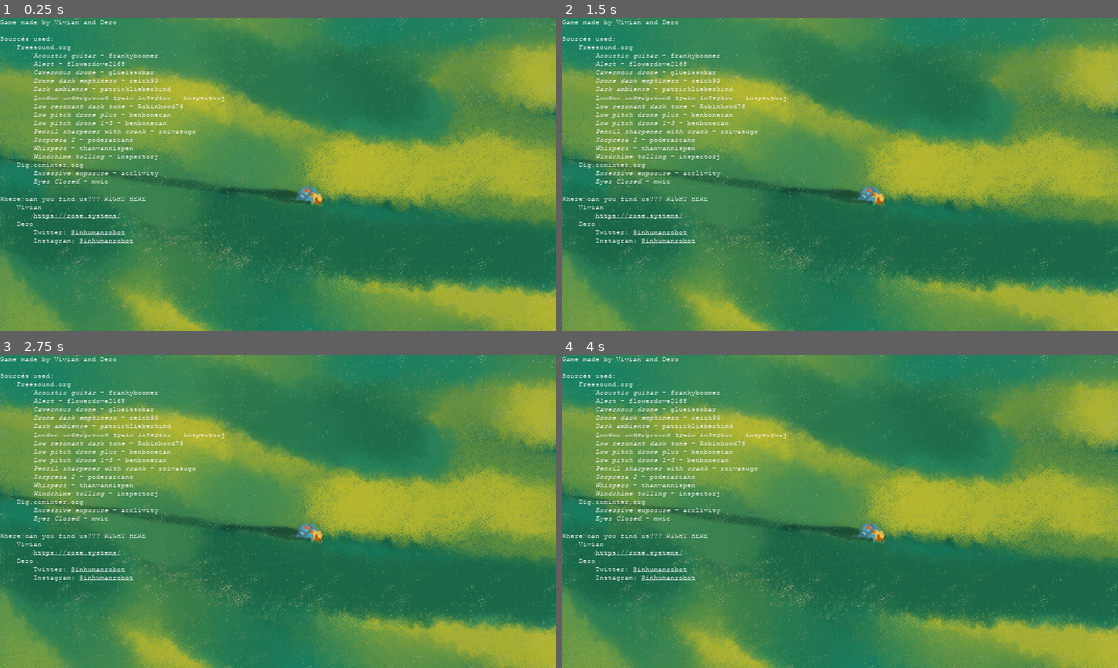
Above: before the commit, frames 1-4 (two rows, left to right).
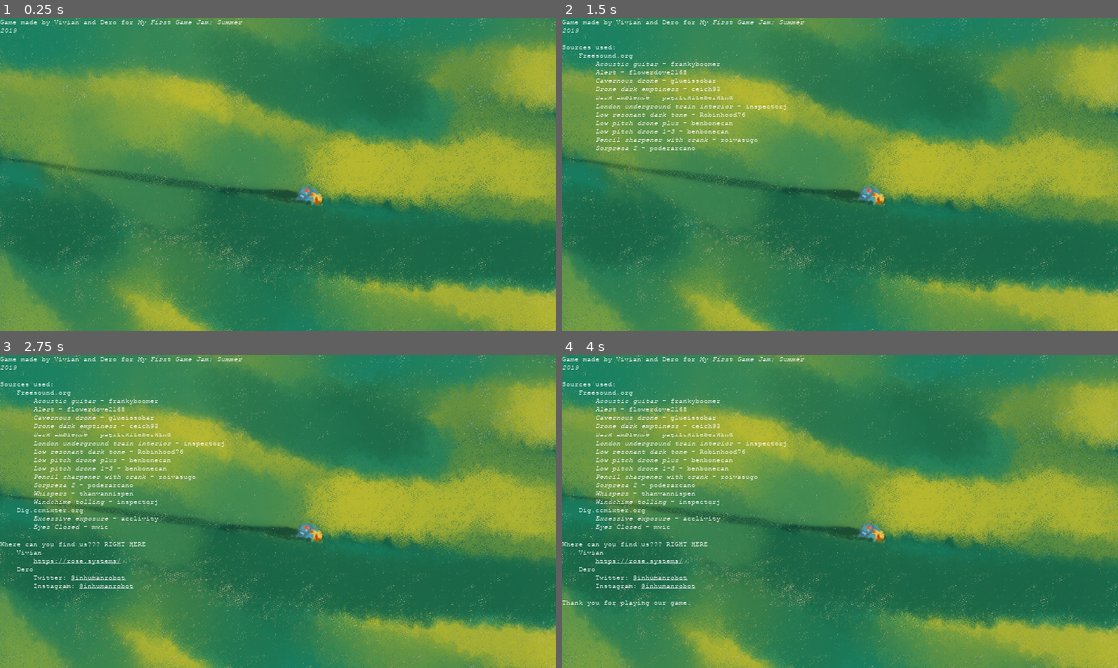
Above: after the commit, the same moments.

Repository: Roachbones/Visendus
Game: Godot game, scene res://ui/EndScreen.tscn
The game is run twice, just before and just after one commit, with the same random seed, the same clock (stepped at 60 frames per second) and the same inputs. This scene is started directly instead of the project's main scene.
Inputs (mouse positions are in pixels of both pictures, inside the frame that each line leads up to):
- Up to frame 1 (0.25 s): no input
- Up to frame 2 (1.5 s): move the mouse to (689, 161) at 0.52 s; hold Right (ui_right) 0.53-1.28 s; hold Space (disguise) 0.53-1.28 s; click (689, 161) at 0.67 s; move the mouse to (728, 190) at 1.27 s; hold Down (ui_down) from 1.28 s (still down); tap Space (disguise) at 1.35 s
- Up to frame 3 (2.75 s): move the mouse to (333, 442) at 2.02 s; release Down (ui_down) at 2.03 s; press the mouse at (333, 442) at 2.03 s; hold Right (ui_right) from 2.03 s (still down); tap Space (disguise) at 2.3 s
- Up to frame 4 (4 s): tap Enter at 2.75 s; move the mouse to (812, 574) at 2.77 s; release Right (ui_right) at 2.78 s; release the mouse at (812, 574) at 2.78 s; hold Up (ui_up) 2.78-3.53 s; right-click (812, 574) at 2.85 s; click (812, 574) at 2.92 s; tap Space (disguise) at 3.05, 3.5 s; move the mouse to (1006, 558) at 3.52 s; hold Left (ui_left) from 3.53 s (still down); hold Space (disguise) from 3.53 s (still down)

The runs differ from the first frame. In frame 1, 2.4% of the frame differs, in the area x 0-44%, y 0-73%; in frame 2, 2.7%; in frame 3, 3.3%; in frame 4, 3.4%, in the area x 0-44%, y 0-81%.

Commit message:
updated Seer eye sprite

Diff:
--- a/Credits.gd
+++ b/Credits.gd
@@ -1,7 +1,6 @@
 extends RichTextLabel
 
-const credits_text = """
-Game made by Vivian and Dero for [i]My First Game Jam: Summer 2019[/i]
+const credits_text = """Game made by Vivian and Dero for [i]My First Game Jam: Summer 2019[/i]
 
 Sources used:
 	Freesound.org
@@ -31,17 +30,21 @@
 
 Thank you for playing our game.
 """
-var credits_text_lines = credits_text.split("\n")
+var credits_text_lines = credits_text.split("\n") as Array
 
 var sum_delta = 0.0
-const seconds_per_line = 0.2
+const seconds_per_line = 0.1
 func _ready():
-	pass
+	bbcode_text = ""
 func _process(delta):
 	sum_delta += delta
 	#visible_characters = int(sum_delta * characters_per_second)
 	if sum_delta > seconds_per_line:
 		sum_delta = sum_delta - seconds_per_line
+		bbcode_text = bbcode_text + credits_text_lines.pop_front() + "\n"
+		if not credits_text_lines:
+			set_process(false)
+
 
 func _on_Credits_meta_clicked(meta):
 	var err = OS.shell_open(meta)
--- a/utility/Seer.gd
+++ b/utility/Seer.gd
@@ -49,5 +49,6 @@
 
 
 func placeholder_alert():
-	$AnimatedSprite.play("alert")
+	if not $AnimatedSprite.playing:
+		$AnimatedSprite.play("alert")
 	$AnimatedSprite.set_frame(0)
--- a/utility/Seer.tscn
+++ b/utility/Seer.tscn
@@ -5,12 +5,9 @@
 [ext_resource path="res://sound/alert.ogg" type="AudioStream" id=3]
 [ext_resource path="res://level_components/enemies/LineCaster.tscn" type="PackedScene" id=4]
 
-
-
-
 [sub_resource type="SpriteFrames" id=1]
 animations = [ {
-"frames": [ ExtResource( 2 ), null ],
+"frames": [ ExtResource( 2 ), ExtResource( 2 ), null ],
 "loop": false,
 "name": "alert",
 "speed": 5.0
@@ -25,7 +22,8 @@
 script = ExtResource( 1 )
 
 [node name="AnimatedSprite" type="AnimatedSprite" parent="."]
-position = Vector2( -64, 0 )
+modulate = Color( 1, 1, 1, 0.878431 )
+scale = Vector2( 0.5, 0.5 )
 z_index = 4
 z_as_relative = false
 frames = SubResource( 1 )
Not shown: 1 places in levels/BruceRoom.tscn that only renumber resources
Binary file changed: textures/eyealert.png
